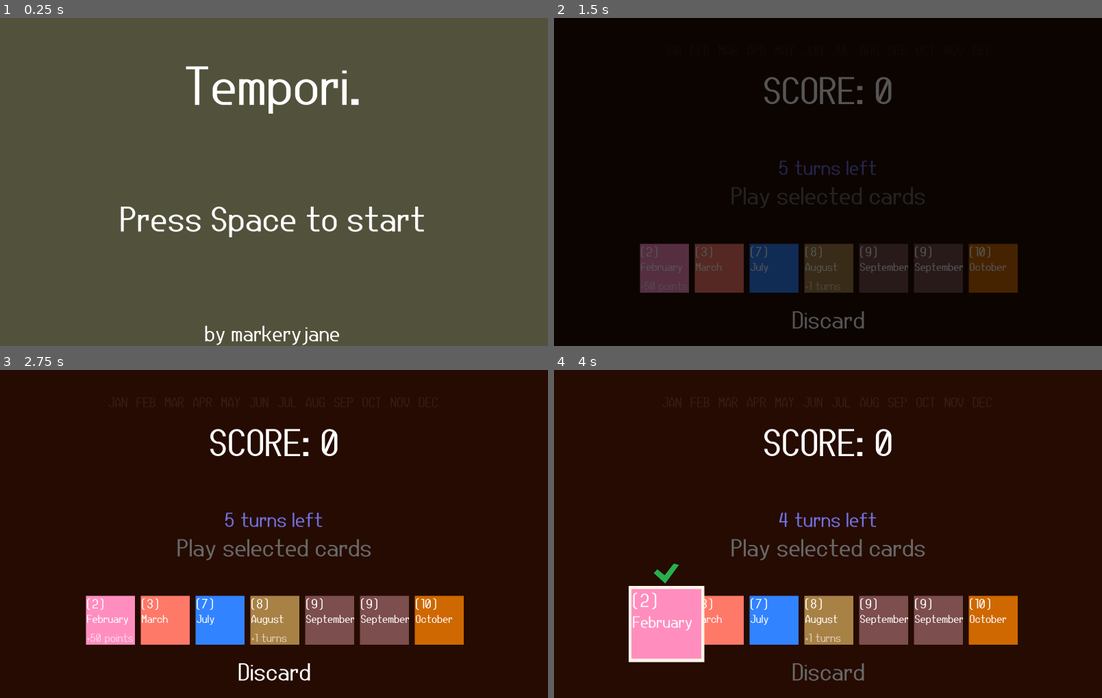
Above: before the commit, frames 1-4 (two rows, left to right).
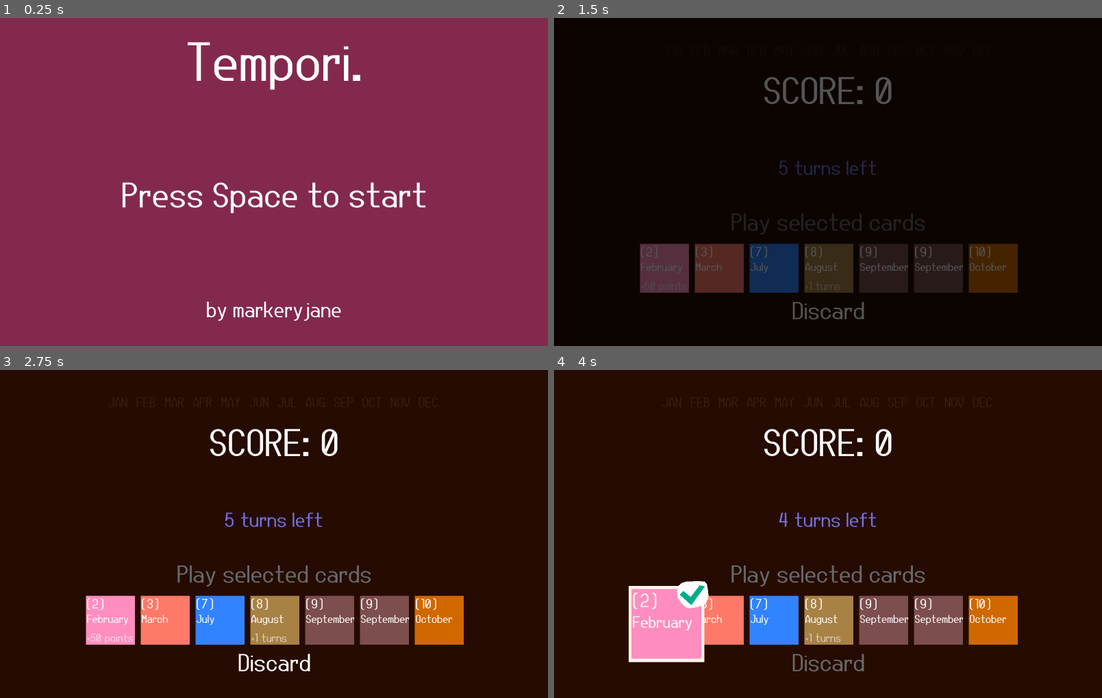
Above: after the commit, the same moments.

Repository: markeryjane/seeker
Game: Godot game, scene res://scenes/title_screen.tscn
Same seed, same stepped clock (60 frames per second), same inputs: the game is played once before the commit and once after it.
Inputs:
- Up to frame 1 (0.25 s): no input
- Up to frame 2 (1.5 s): tap Space at 0.5 s; hold Right (ui_right) 0.53-1.28 s; tap Enter (ui_accept) at 0.6, 0.77, 1.07 s; hold Down (ui_down) from 1.28 s (still down); tap Z (discard) at 1.35 s
- Up to frame 3 (2.75 s): tap Enter (ui_accept) at 1.52, 1.55, 1.82, 2.3 s; release Down (ui_down) at 2.03 s; hold Right (ui_right) from 2.03 s (still down); tap X (play_hand) at 2.1 s
- Up to frame 4 (4 s): tap Enter (ui_accept) at 2.75, 2.85, 3.02, 3.32, 3.77, 3.8 s; release Right (ui_right) at 2.78 s; hold Up (ui_up) 2.78-3.53 s; hold Left (ui_left) from 3.53 s (still down); tap Z (discard) at 3.6 s

The runs differ from the first frame. In frame 1, 100% of the frame differs, in the area x 0-100%, y 0-100%; in frame 2, 1.2%; in frame 3, 1.6%; in frame 4, 2.0%.

Commit message:
bg to checkmark and hover anim

Diff:
--- a/card_base.tscn
+++ b/card_base.tscn
@@ -1,7 +1,8 @@
-[gd_scene load_steps=6 format=3 uid="uid://f28lgpoq2hdn"]
+[gd_scene load_steps=10 format=3 uid="uid://f28lgpoq2hdn"]
 
 [ext_resource type="Script" path="res://base_card.gd" id="1_envtt"]
 [ext_resource type="FontVariation" uid="uid://xindnjsr4tie" path="res://fonts/jupiteroid_font.tres" id="2_8n5eh"]
+[ext_resource type="Script" path="res://selected_icon.gd" id="3_jt4sv"]
 
 [sub_resource type="Animation" id="Animation_gw7wm"]
 length = 0.001
@@ -38,6 +39,44 @@
 _data = {
 "RESET": SubResource("Animation_gw7wm"),
 "pop_up": SubResource("Animation_6e6m7")
+}
+
+[sub_resource type="Animation" id="Animation_16mgd"]
+resource_name = "hover"
+length = 2.5
+loop_mode = 1
+tracks/0/type = "value"
+tracks/0/imported = false
+tracks/0/enabled = true
+tracks/0/path = NodePath(".:position")
+tracks/0/interp = 1
+tracks/0/loop_wrap = true
+tracks/0/keys = {
+"times": PackedFloat32Array(0, 1.26667, 2.5),
+"transitions": PackedFloat32Array(1, 1, 1),
+"update": 0,
+"values": [Vector2(0, 0), Vector2(0, -10), Vector2(0, 0)]
+}
+
+[sub_resource type="Animation" id="Animation_rmjyp"]
+length = 0.001
+tracks/0/type = "value"
+tracks/0/imported = false
+tracks/0/enabled = true
+tracks/0/path = NodePath(".:position")
+tracks/0/interp = 1
+tracks/0/loop_wrap = true
+tracks/0/keys = {
+"times": PackedFloat32Array(0),
+"transitions": PackedFloat32Array(1),
+"update": 0,
+"values": [Vector2(0, 0)]
+}
+
+[sub_resource type="AnimationLibrary" id="AnimationLibrary_572q1"]
+_data = {
+"RESET": SubResource("Animation_rmjyp"),
+"hover": SubResource("Animation_16mgd")
 }
 
 [node name="BaseCard" type="Node2D"]
@@ -166,8 +205,17 @@
 
 [node name="SelectedIcon" type="Node2D" parent="."]
 unique_name_in_owner = true
+script = ExtResource("3_jt4sv")
+
+[node name="Polygon2D" type="Polygon2D" parent="SelectedIcon"]
+polygon = PackedVector2Array(96, -107, 80, -102, 68, -91, 63, -73, 66, -47, 80, -27, 94, -14, 109, -9, 143, -15, 157, -22, 166, -30, 176, -43, 178, -56, 176, -75, 172, -98, 164, -107, 144, -109, 118, -108)
 
 [node name="SelectedIconPolygon" type="Polygon2D" parent="SelectedIcon"]
-position = Vector2(7, -26)
-color = Color(0.159892, 0.688903, 0.308131, 1)
+position = Vector2(102, 56)
+color = Color(1.63645e-06, 0.677877, 0.534922, 1)
 polygon = PackedVector2Array(-29, -115, 13, -77, 63, -145, 44, -150, 11, -107, -16, -129)
+
+[node name="SelectedAnimationPlayer" type="AnimationPlayer" parent="SelectedIcon"]
+libraries = {
+"": SubResource("AnimationLibrary_572q1")
+}
--- a/scenes/extra_turn_indicator.tscn
+++ b/scenes/extra_turn_indicator.tscn
@@ -54,6 +54,7 @@
 [node name="ScoreText" type="Label" parent="TextNode/CenterContainer"]
 unique_name_in_owner = true
 layout_mode = 2
+theme_override_colors/font_color = Color(0.975326, 0, 0.441691, 1)
 theme_override_font_sizes/font_size = 75
 text = "extra turn!
 "
--- a/scenes/main_scene.gd
+++ b/scenes/main_scene.gd
@@ -309,7 +309,7 @@
 				turns_left += card.effect_amount + 1 #give an extra cos we're using a turn
 
 				var _inst = EXTRA_TURN_INDICATOR.instantiate()
-				_inst.position = Vector2(1000,760)
+				_inst.position = Vector2(990,655)
 				add_child(_inst)
 			year_ui.activate_month(card.month)
 
--- a/scenes/main_scene.tscn
+++ b/scenes/main_scene.tscn
@@ -66,13 +66,13 @@
 position = Vector2(756, 178)
 
 [node name="PlayDiscardCenterContainer" type="CenterContainer" parent="."]
-offset_top = 555.0
+offset_top = 586.0
 offset_right = 2003.0
-offset_bottom = 1197.0
+offset_bottom = 1228.0
 
 [node name="VBoxContainer" type="VBoxContainer" parent="PlayDiscardCenterContainer"]
 layout_mode = 2
-theme_override_constants/separation = 350
+theme_override_constants/separation = 220
 
 [node name="PlayLabel" type="Label" parent="PlayDiscardCenterContainer/VBoxContainer"]
 unique_name_in_owner = true
--- a/scenes/title_screen.tscn
+++ b/scenes/title_screen.tscn
@@ -11,14 +11,13 @@
 layout_mode = 0
 offset_right = 2008.0
 offset_bottom = 1202.0
-color = Color(0.319642, 0.316852, 0.231474, 1)
+color = Color(0.514217, 0.162162, 0.303138, 1)
 
 [node name="CenterContainer" type="CenterContainer" parent="."]
 layout_mode = 2
-offset_left = -6.0
-offset_top = 131.0
-offset_right = 1994.0
-offset_bottom = 1200.0
+offset_top = 43.0
+offset_right = 2000.0
+offset_bottom = 1112.0
 
 [node name="VBoxContainer" type="VBoxContainer" parent="CenterContainer"]
 layout_mode = 2
--- /dev/null
+++ b/selected_icon.gd
@@ -0,0 +1,11 @@
+extends Node2D
+
+
+# Called when the node enters the scene tree for the first time.
+func _ready() -> void:
+	$SelectedAnimationPlayer.play("hover")
+
+
+# Called every frame. 'delta' is the elapsed time since the previous frame.
+func _process(delta: float) -> void:
+	pass
